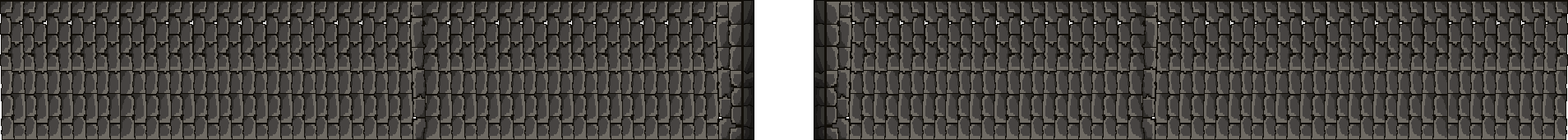
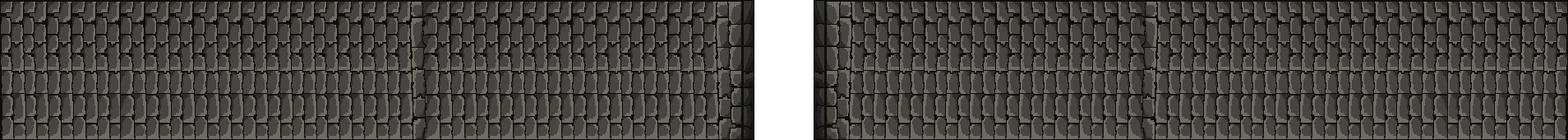
Layered file, before and after one edit (1568x140). Changes by layer:
painted on "Brightness/Contrast 1 copy 3" over [0, 13, 1568, 140]
painted on "Brightness/Contrast 1 copy 2" over [0, 13, 722, 140]
